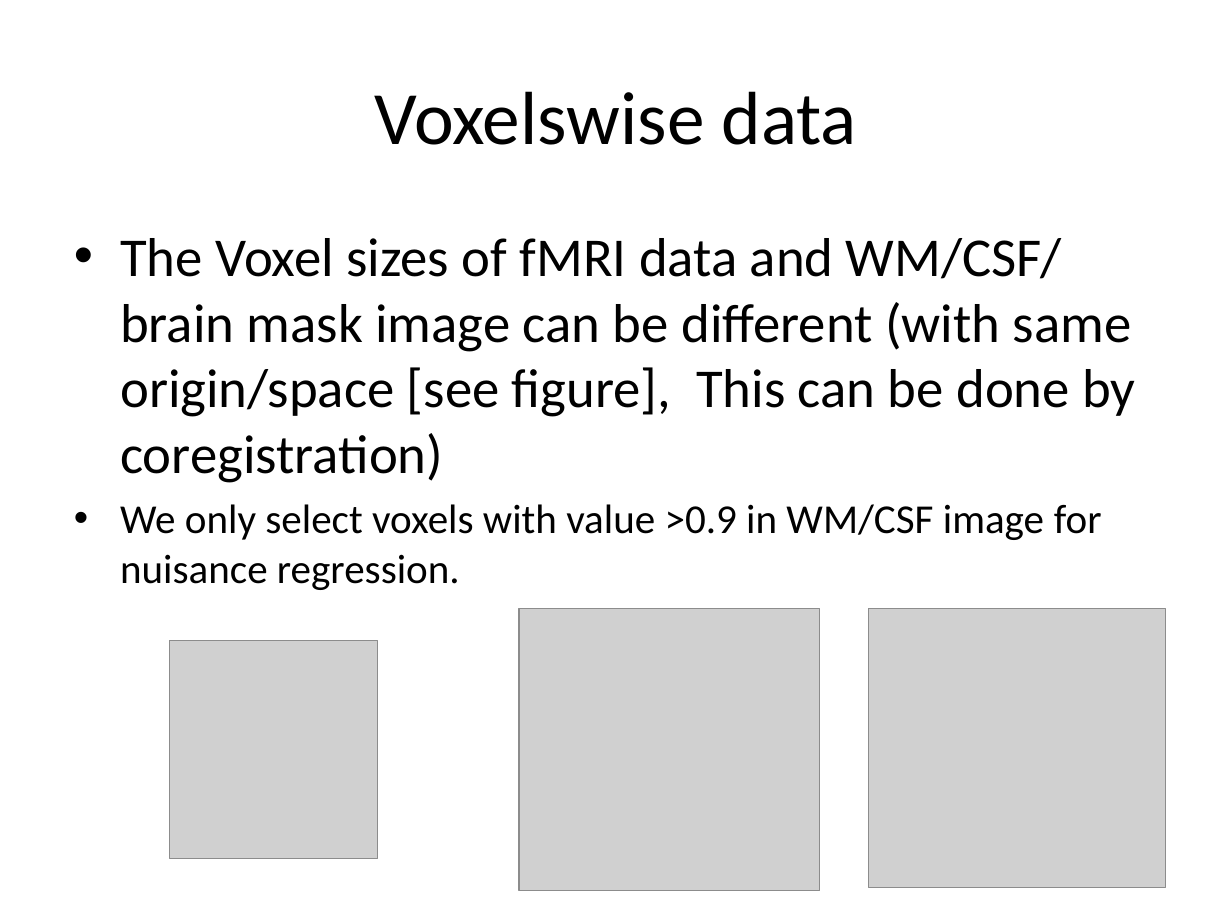
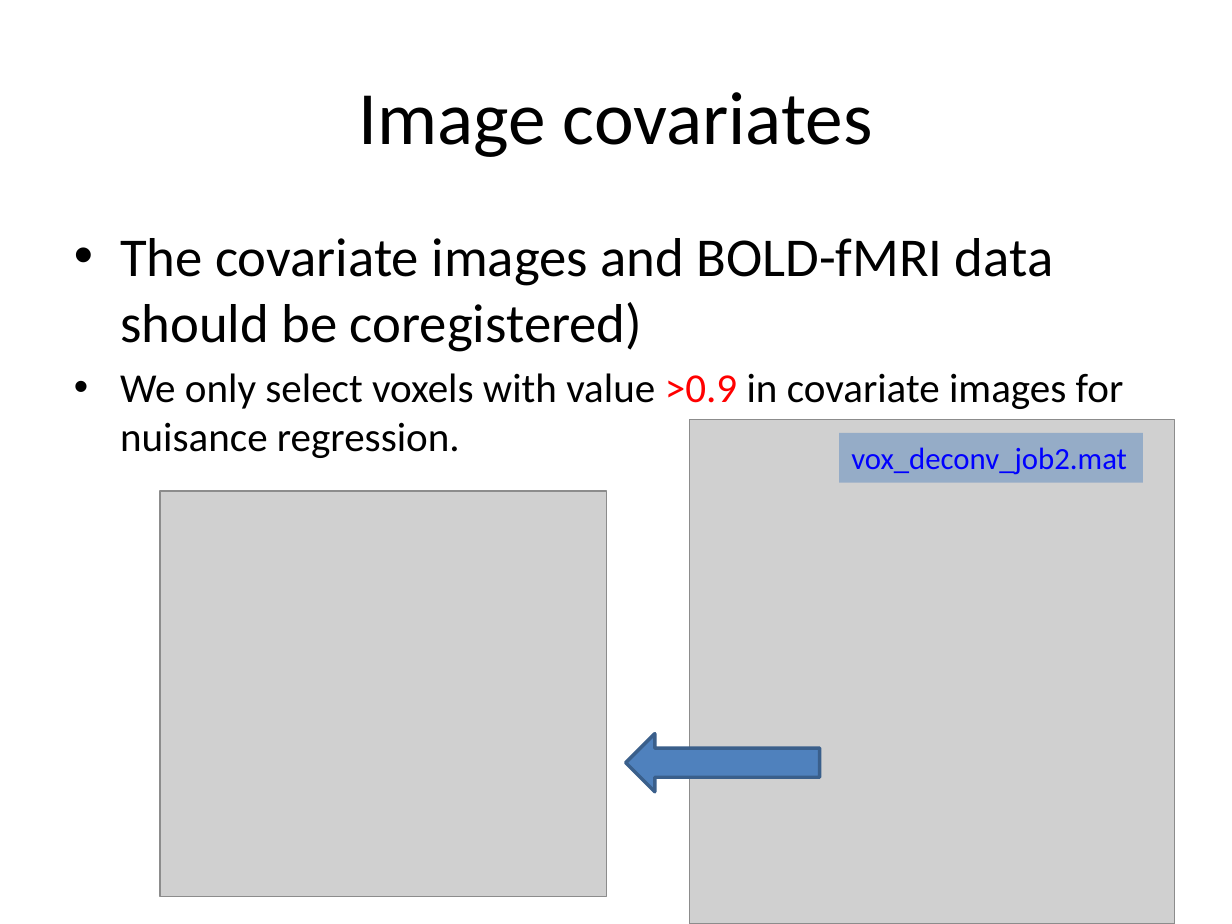
Before and after one commit to compneuro-da/rsHRF, a slide deck: slide 16 of rsHRF_toolbox.pptx (slide 6 before the commit). Drawn at 1232x924 pixels with LibreOffice and Linux fonts; fonts in the diff are those of the drawing; grey boxes stand for pictures. Boxes give left, top, right and bottom in pixels: in the first picture for what was removed or moved away, otherwise in the second. Text is boxed around its words. In the diff, an @@ line names an element or a change of style, - is before the commit and + after.

```diff
--- a/rsHRF_toolbox.pptx
+++ b/rsHRF_toolbox.pptx
@@ title at box(359, 92, 873, 157): text changed @@
-Voxelswise data
+Image covariates
@@ text at box(120, 238, 1124, 458): text changed; size 32 to 24 pt @@
-• The Voxel sizes of fMRI data and WM/CSF/ brain mask image can be different (with same origin/space [see figure], This can be done by coregistration)
-• We only select voxels with value >0.9 in WM/CSF image for nuisance regression.
+• The covariate images and BOLD-fMRI data should be coregistered)
+• We only select voxels with value >0.9 in covariate images for nuisance regression.
@@ picture added at box(690, 420, 1175, 924) @@
@@ rectangle added at box(839, 432, 1143, 482), fill #4F81BD at 45% opacity, 18 pt, text #0000FF @@
+vox_deconv_job2.mat
@@ picture added at box(160, 492, 606, 897) @@
@@ picture removed at box(519, 609, 819, 891) @@
@@ picture removed at box(869, 609, 1165, 887) @@
@@ picture removed at box(170, 641, 378, 859) @@
@@ down arrow added at box(626, 733, 819, 791), fill #4F81BD, outline #3A5F8C 2 pt @@
```
Also in this commit, not shown: 6 other slides changed, 20 slides added, 3 slides removed, 10 other files.
